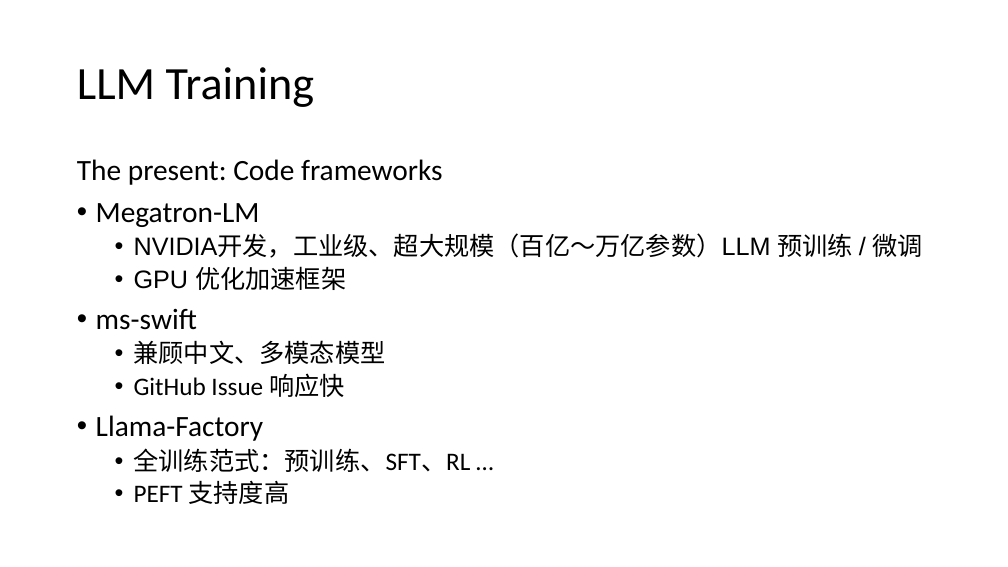
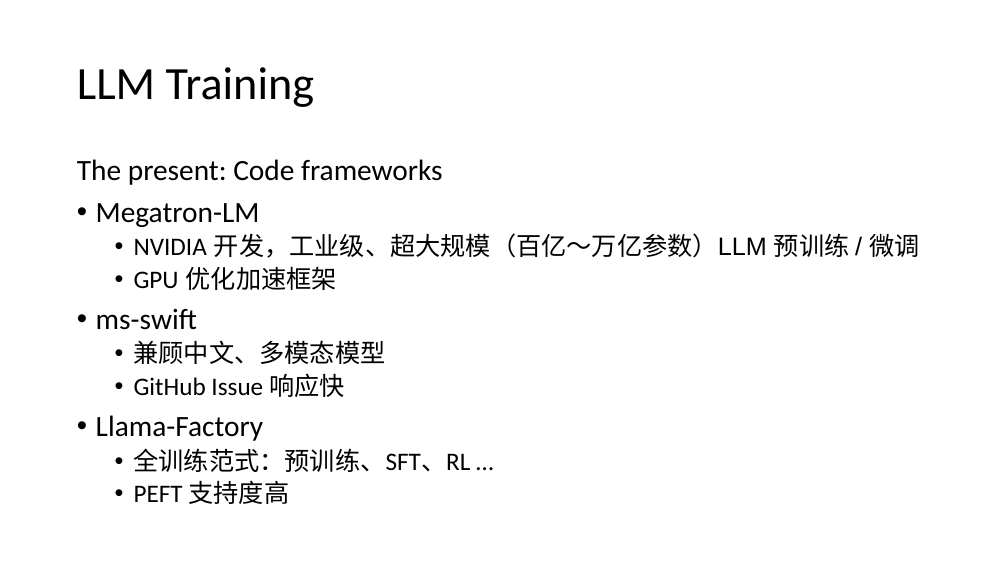
Before and after one commit to Chord-Chen-30/ShanghaiTech-NLP-Lecture-S26, a slide deck: slide 14 of llm_engineering.pptx. Drawn at 1008x567 pixels with LibreOffice and Linux fonts; fonts in the diff are those of the drawing. Boxes give left, top, right and bottom in pixels: in the first picture for what was removed or moved away, otherwise in the second. Text is boxed around its words. In the diff, an @@ line names an element or a change of style, - is before the commit and + after.

```diff
--- a/llm_engineering.pptx
+++ b/llm_engineering.pptx
@@ text at [134, 233, 919, 258]: spaces changed @@
-  • NVIDIA开发，工业级、超大规模（百亿～万亿参数）LLM 预训练 / 微调
+  • NVIDIA 开发，工业级、超大规模（百亿～万亿参数）LLM 预训练 / 微调
@@ text at [134, 266, 337, 290]: font Arial to Calibri in "GPU" @@
```
Also in this commit, not shown: 2 other slides changed, 2 other files.
